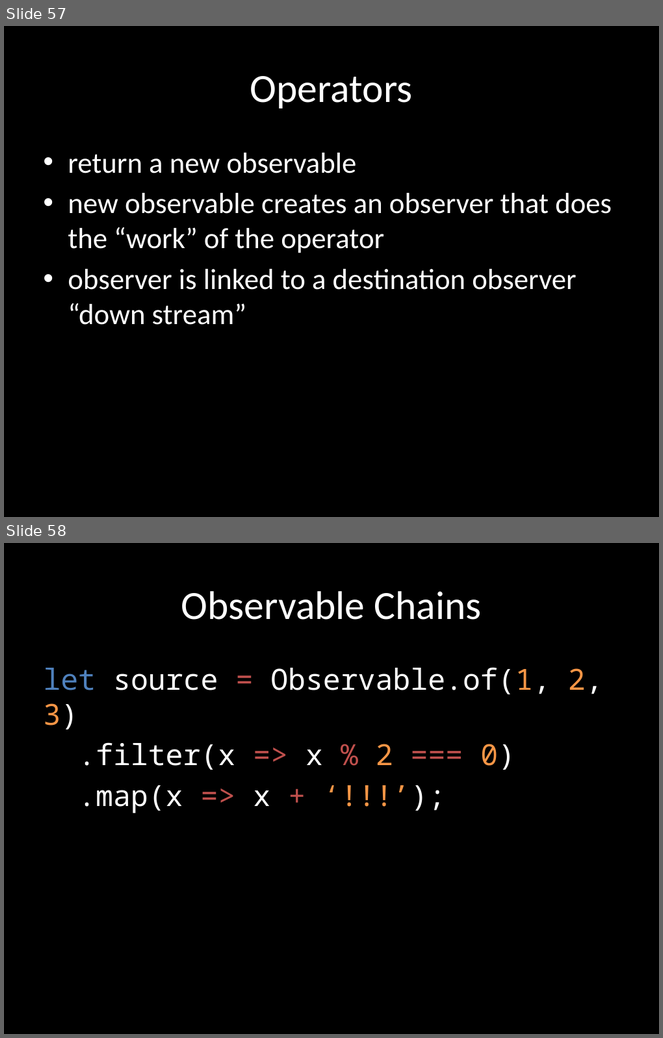
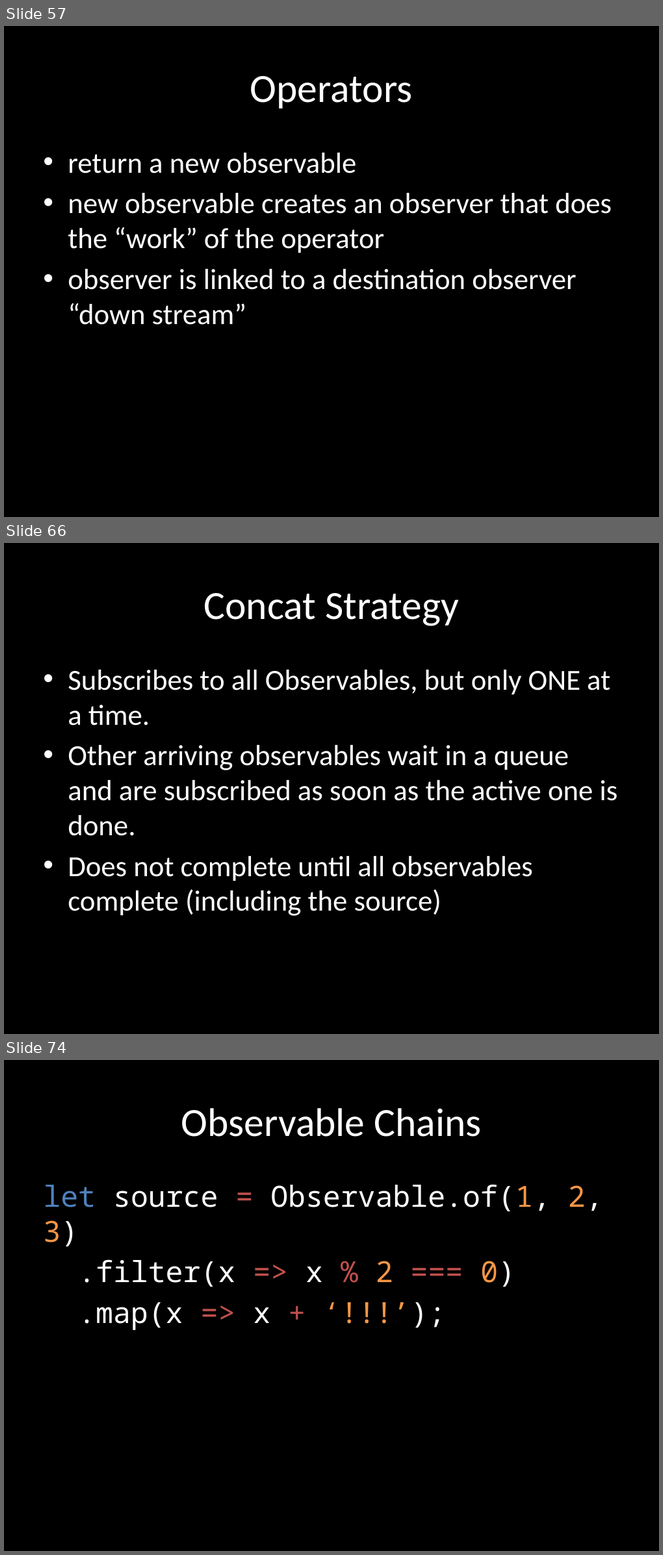
Before and after one commit to benlesh/rxjs-workshop-angular, a slide deck: rxjs-workshop.pptx. Shown one above the other, each under a label of ours: slides 57 and 58 before the commit, slides 57, 66 and 74 after it; the slides between them are not shown. The pictures are 663x1038 and 663x1555 pixels, drawn with LibreOffice and Linux fonts; fonts in the diff are those of the drawing. Boxes give left, top, right and bottom in pixels: in the first picture for what was removed or moved away, otherwise in the second. Text is boxed around its words. In the diff, an @@ line names an element or a change of style, - is before the commit and + after.

Commit message:
add switch concat and mtch, concat and merge stuffs

```diff
--- a/rxjs-workshop.pptx
+++ b/rxjs-workshop.pptx
@@ slide 66 added at (4, 543, 659, 1034), background #000000 @@
@@ title added at (204, 593, 458, 626), 44 pt, text #FFFFFF @@
+Concat Strategy
@@ text added at (68, 670, 618, 916), 32 pt, text #FFFFFF @@
+• Subscribes to all Observables, but only ONE at a time.
+• Other arriving observables wait in a queue and are subscribed as soon as the active one is done.
+• Does not complete until all observables complete (including the source)
@@ what was slide 58 is now slide 74 @@
```
Also in this commit, not shown: 15 other slides added, 13 other files.
